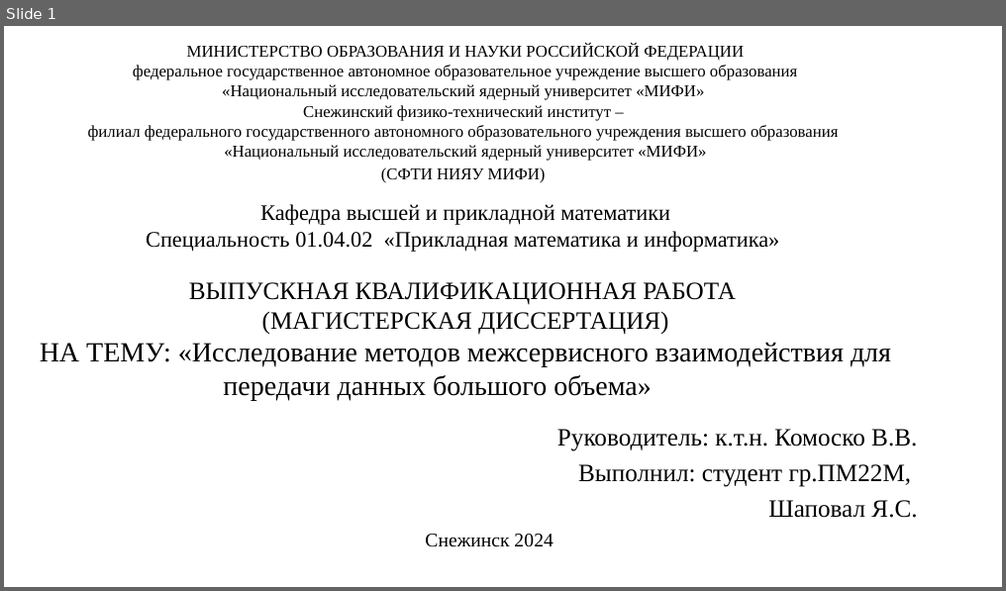
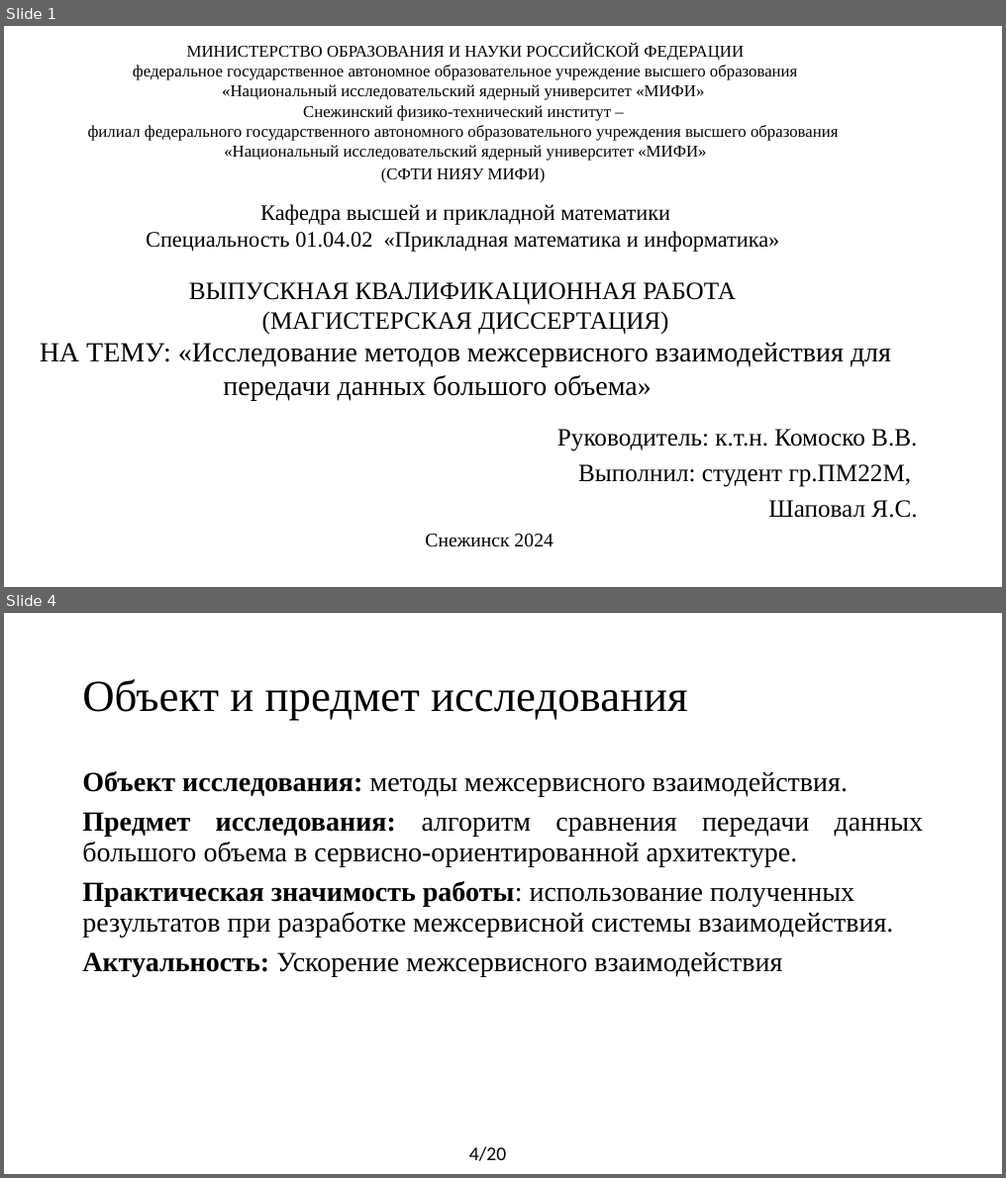
Before and after one commit to yaroslavshap/Http1_Http2_speed, a slide deck: documents/Презентация_Шаповал.pptx. Shown one above the other, each under a label of ours: slide 1 before the commit, slides 1 and 4 after it; the slides between them are not shown. The pictures are 1006x591 and 1006x1178 pixels, drawn with LibreOffice and Linux fonts; fonts in the diff are those of the drawing. Boxes give left, top, right and bottom in pixels: in the first picture for what was removed or moved away, otherwise in the second. Text is boxed around its words. In the diff, an @@ line names an element or a change of style, - is before the commit and + after.

```diff
--- a/documents/Презентация_Шаповал.pptx
+++ b/documents/Презентация_Шаповал.pptx
@@ slide 4 added at bbox=[4, 613, 1002, 1174], background #FFFFFF @@
@@ title added at bbox=[82, 679, 688, 721], 32 pt, text #000000 @@
+Объект и предмет исследования
@@ text added at bbox=[82, 771, 924, 977], 20 pt, text #000000 @@
+Объект исследования: методы межсервисного взаимодействия.
+Предмет исследования: алгоритм сравнения передачи данных большого объема в сервисно-ориентированной архитектуре.
+Практическая значимость работы: использование полученных результатов при разработке межсервисной системы взаимодействия.
+Актуальность: Ускорение межсервисного взаимодействия
@@ text added at bbox=[469, 1147, 506, 1161], 14 pt, text #000000 @@
+4/20
```
Also in this commit, not shown: 11 slides changed, 5 other slides added, 6 slides removed, 1 other file.
